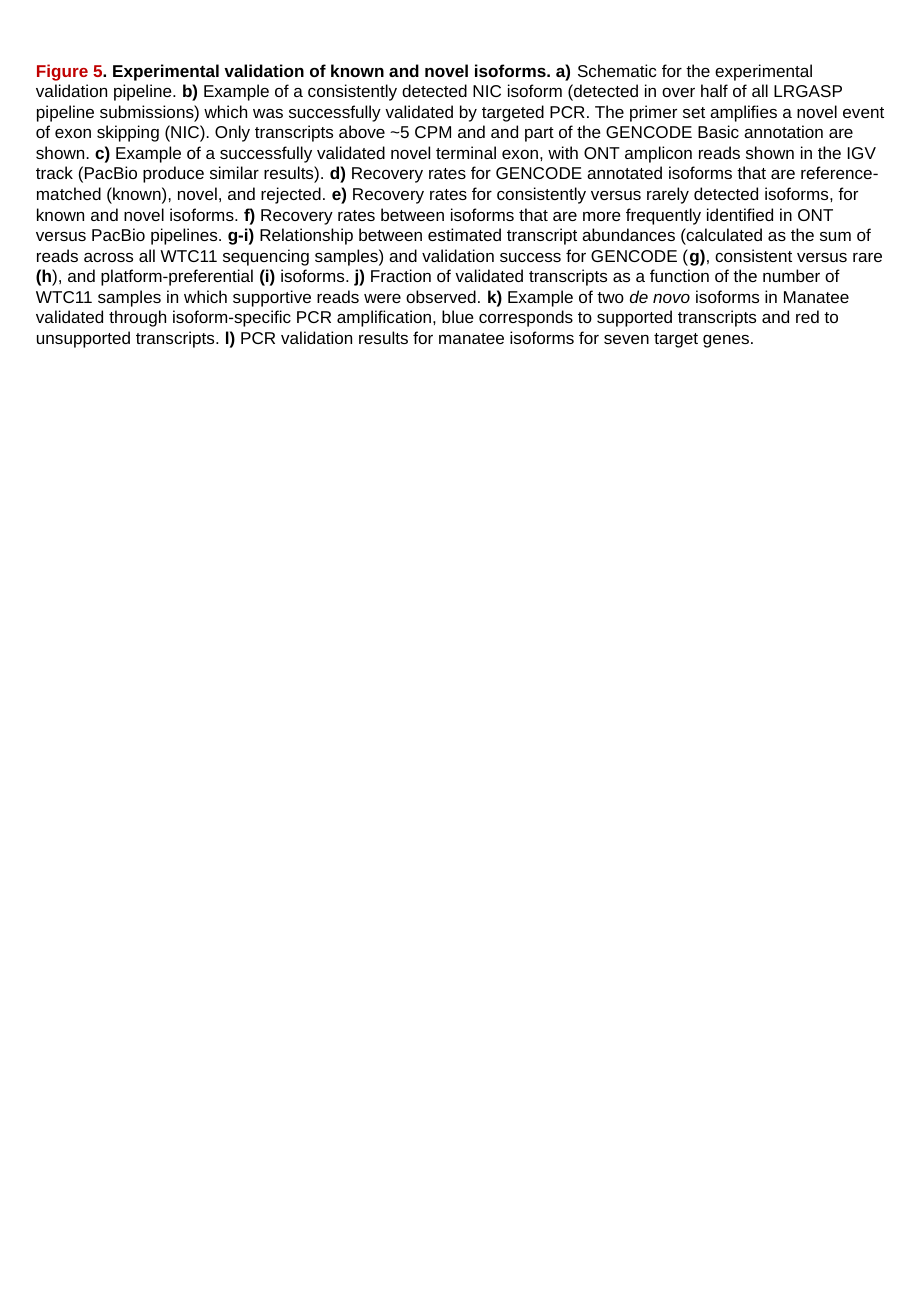
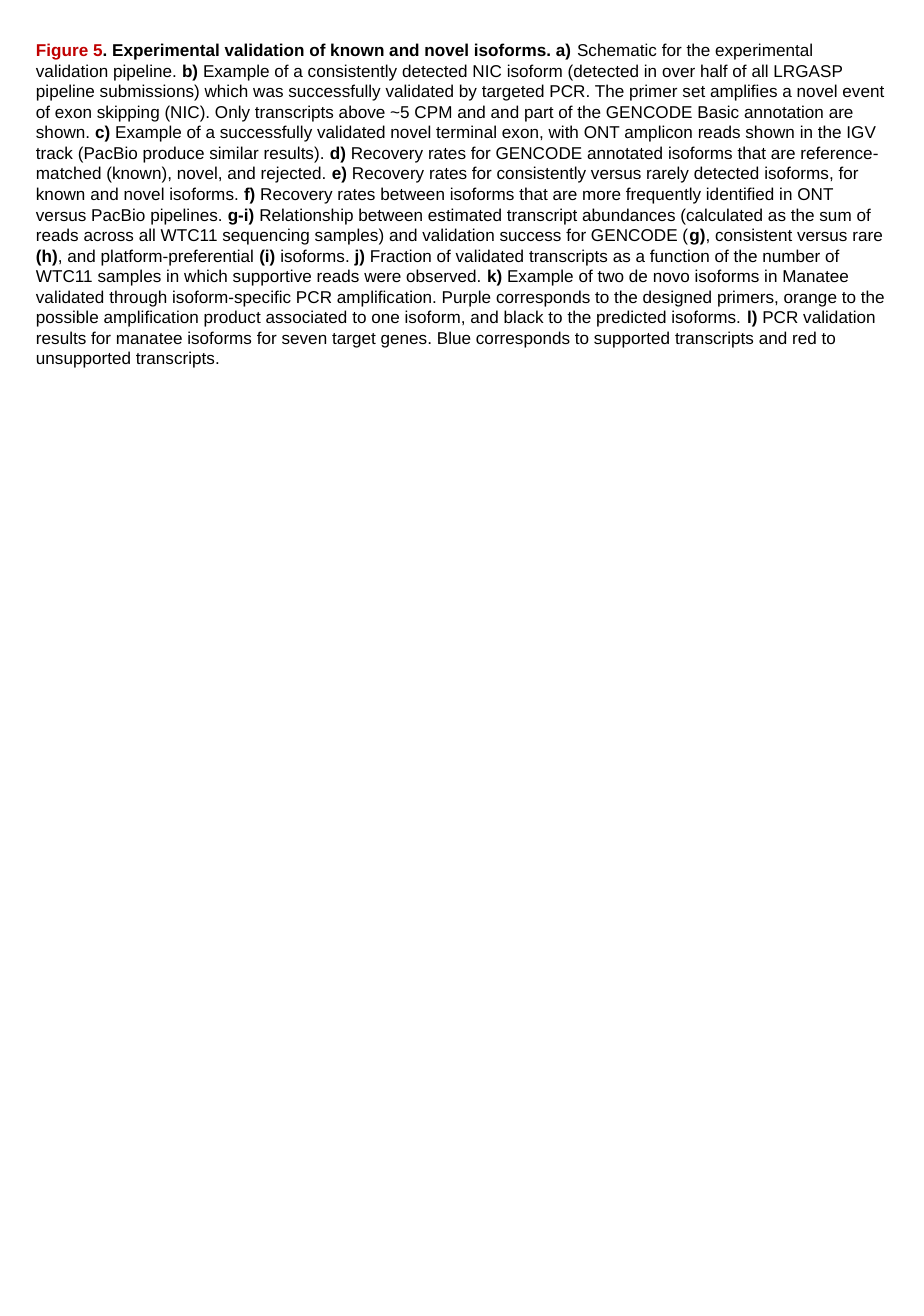
Before and after one commit to LRGASP/paper-figures, a slide deck: slide 2 of main_figures/Figures_Validation.pptx. Drawn at 924x1316 pixels with LibreOffice and Linux fonts; fonts in the diff are those of the drawing. Boxes give left, top, right and bottom in pixels: in the first picture for what was removed or moved away, otherwise in the second. Text is boxed around its words. In the diff, an @@ line names an element or a change of style, - is before the commit and + after.

Commit message:
validation figure caption fixes

```diff
--- a/main_figures/Figures_Validation.pptx
+++ b/main_figures/Figures_Validation.pptx
@@ text at [36, 43, 885, 368]: text changed @@
-Figure 5. Experimental validation of known and novel isoforms. a) Schematic for the experimental validation pipeline. b) Example of a consistently detected NIC isoform (detected in over half of all LRGASP pipeline submissions) which was successfully validated by targeted PCR. The primer set amplifies a novel event of exon skipping (NIC). Only transcripts above ~5 CPM and and part of the GENCODE Basic annotation are shown. c) Example of a successfully validated novel terminal exon, with ONT amplicon reads shown in the IGV track (PacBio produce similar results). d) Recovery rates for GENCODE annotated isoforms that are reference-matched (known), novel, and rejected. e) Recovery rates for consistently versus rarely detected isoforms, for known and novel isoforms. f) Recovery rates between isoforms that are more frequently identified in ONT versus PacBio pipelines. g-i) Relationship between estimated transcript abundances (calculated as the sum of reads across all WTC11 sequencing samples) and validation success for GENCODE (g), consistent versus rare (h), and platform-preferential (i) isoforms. j) Fraction of validated transcripts as a function of the number of WTC11 samples in which supportive reads were observed. k) Example of two de novo isoforms in Manatee validated through isoform-specific PCR amplification, blue corresponds to supported transcripts and red to unsupported transcripts. l) PCR validation results for manatee isoforms for seven target genes.
+Figure 5. Experimental validation of known and novel isoforms. a) Schematic for the experimental validation pipeline. b) Example of a consistently detected NIC isoform (detected in over half of all LRGASP pipeline submissions) which was successfully validated by targeted PCR. The primer set amplifies a novel event of exon skipping (NIC). Only transcripts above ~5 CPM and and part of the GENCODE Basic annotation are shown. c) Example of a successfully validated novel terminal exon, with ONT amplicon reads shown in the IGV track (PacBio produce similar results). d) Recovery rates for GENCODE annotated isoforms that are reference-matched (known), novel, and rejected. e) Recovery rates for consistently versus rarely detected isoforms, for known and novel isoforms. f) Recovery rates between isoforms that are more frequently identified in ONT versus PacBio pipelines. g-i) Relationship between estimated transcript abundances (calculated as the sum of reads across all WTC11 sequencing samples) and validation success for GENCODE (g), consistent versus rare (h), and platform-preferential (i) isoforms. j) Fraction of validated transcripts as a function of the number of WTC11 samples in which supportive reads were observed. k) Example of two de novo isoforms in Manatee validated through isoform-specific PCR amplification. Purple corresponds to the designed primers, orange to the possible amplification product associated to one isoform, and black to the predicted isoforms. l) PCR validation results for manatee isoforms for seven target genes. Blue corresponds to supported transcripts and red to unsupported transcripts.
```
Also in this commit, not shown: 1 other slide changed, 1 other file.
